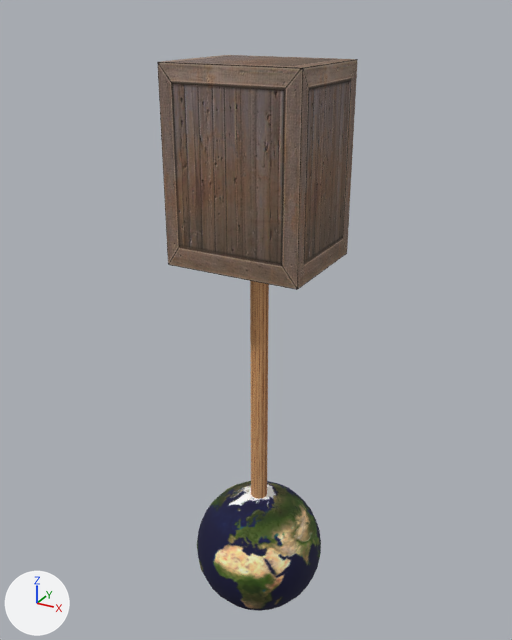
A saved change to the FBX model newton-4.00/applications/media/unicycle.fbx.
Camera for both pictures: a 50 mm camera at (1.29, -2.38, 2.67) aimed at (-0.05, 0.05, 1.45). Arrows for +X, +Y and +Z are at lower left; the lights stay in place. Where no turn or scale is listed for an object, it has been applied to the vertices.
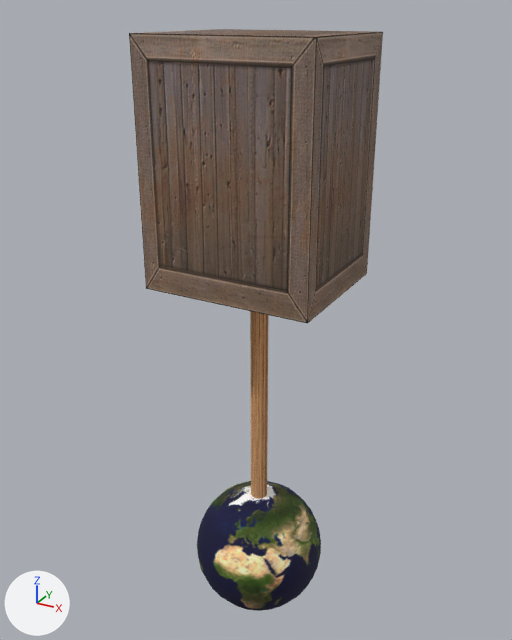
Edits to the scene script, one JSON object a line:
```json
{"op": "set", "path": "ob_box001.scale", "old": "(0.0476, 0.0476, 0.0476)", "new": "(0.0595, 0.0595, 0.0595)"}
```

Boxes [x1, y1, x2, y2] around the edits, measured in the pictures (512 x 640 px):
```json
{"object": "Box001", "change": "rescaled", "before": [157, 55, 358, 290], "after": [129, 29, 383, 324], "on screen": "26% wider, 25% taller"}
```
